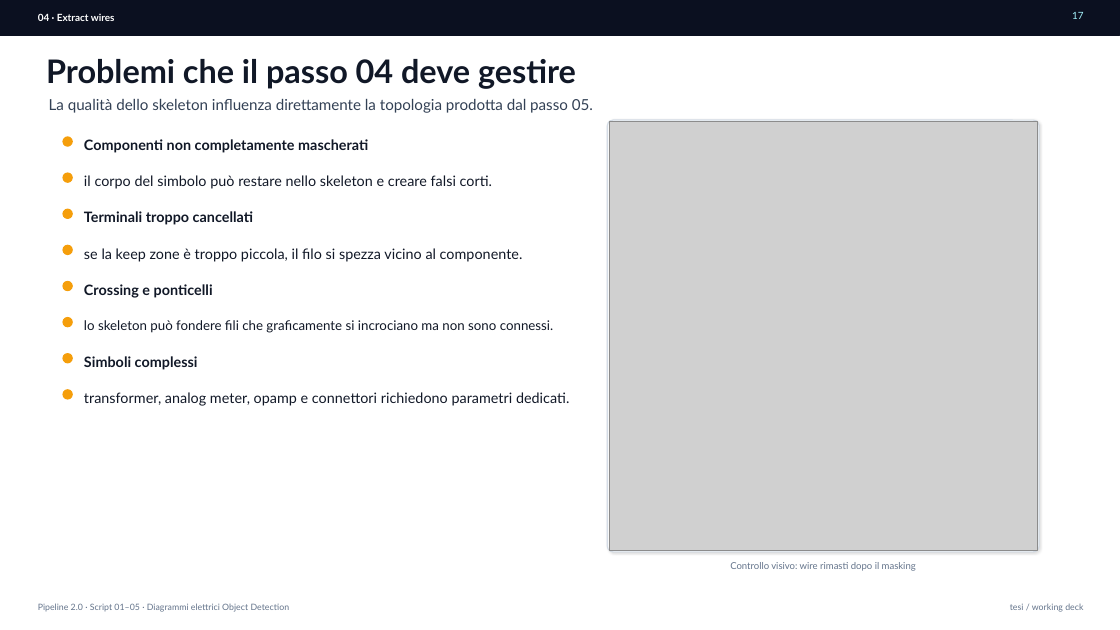
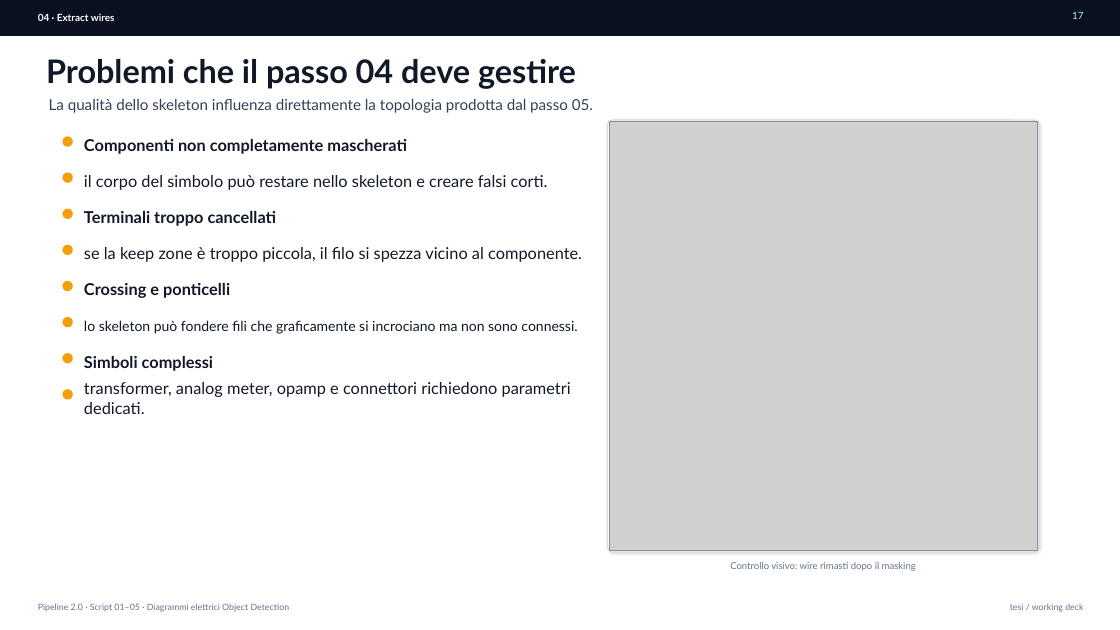
Before and after one commit to MarcoProfi00/tesi_diagrams_yolo, a slide deck: slide 17 of notes/second_part_pipeline_topologica/doc_scripts_1.0/pipeline_01_05.pptx. Drawn at 1120x630 pixels with LibreOffice and Linux fonts; fonts in the diff are those of the drawing; grey boxes stand for pictures. Boxes give left, top, right and bottom in pixels: in the first picture for what was removed or moved away, otherwise in the second. Text is boxed around its words. In the diff, an @@ line names an element or a change of style, - is before the commit and + after.

```diff
--- a/notes/second_part_pipeline_topologica/doc_scripts_1.0/pipeline_01_05.pptx
+++ b/notes/second_part_pipeline_topologica/doc_scripts_1.0/pipeline_01_05.pptx
@@ text "lo skeleton può fondere fili ..." at (84,320,577,334): size 11.4 to 12 pt @@
@@ size 12.3 to 14 pt in 7 elements at (84,139,407,154), (84,175,548,190), (84,211,277,226), (84,247,582,262), (84,283,230,298), (84,356,213,371), (84,382,571,414) @@
```
Also in this commit, not shown: 4 other slides changed, 2 slides removed, 5 other files.
